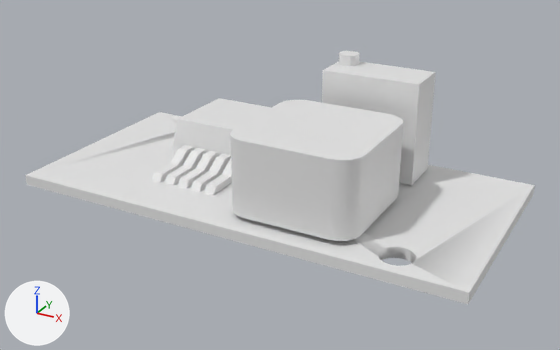
The Blender file DC power control/LM2596 DC-DC voltage regulator.blend as it was, and as the next commit left it.
Before and after are seen from a camera (50 mm lens) standing at (0.0331, -0.0594, 0.0313) and looking at (0.0011, -0.0013, 0.0023). Every picture has the same lights, and +X, +Y and +Z are marked at lower left.

Names of what the first picture shows: 'base', 'base.001'.
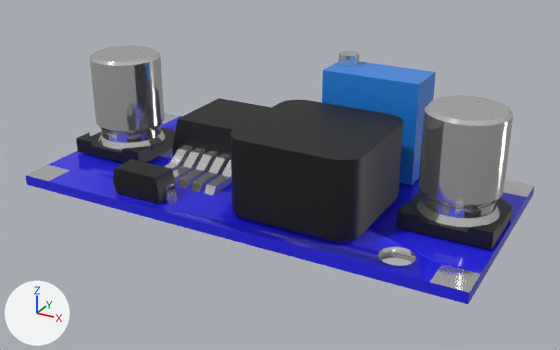
Pixel boxes [x1, y1, x2, y2] of what changed, in the pictures (560 x 350 px):
'base', reshaped (7% taller)
    before: [25, 61, 535, 304]
    after: [25, 45, 535, 304]
'base.001', deleted
    before: [339, 51, 360, 66]
part 1 of me_plane, added
    after: [417, 95, 513, 227]
part 2 of me_plane, added
    after: [90, 45, 165, 150]
part 3 of me_plane, added
    after: [339, 51, 360, 66]
part 4 of me_plane, added
    after: [396, 191, 513, 250]
part 5 of me_plane, added
    after: [76, 127, 175, 163]
part 6 of me_plane, built on
    before: [25, 112, 535, 304]
    after: [25, 113, 535, 304]
part 7 of me_plane, recoloured (white to black)
    both: [172, 98, 403, 241]
part 8 of me_plane, recoloured (white to blue)
    both: [322, 61, 436, 185]

Edits to the bpy script that builds the scene:
```text
Add mat_metal:
    mat_metal = principled_material('metal')
    mat_metal.base_color = (0.8, 0.8, 0.8)  # white #e7e7e7
    mat_metal.metallic = 0.9
    mat_metal.roughness = 0.1
    mat_metal.specular_ior_level = 0.7
Add mat_matte_black:
    mat_matte_black = principled_material('matte black')
    mat_matte_black.base_color = (0.0, 0.0, 0.0)  # black #000000
    mat_matte_black.specular_ior_level = 0.7
Add mat_blue_plastic:
    mat_blue_plastic = principled_material('blue plastic')
    mat_blue_plastic.base_color = (0.0194, 0.241, 0.8)  # blue #2687e7
    mat_blue_plastic.roughness = 0.3
    mat_blue_plastic.specular_ior_level = 0.7
Add mat_blue_pcb:
    mat_blue_pcb = principled_material('blue pcb')
    mat_blue_pcb.base_color = (0.0198, 0.0181, 0.8)  # blue #2625e7
    mat_blue_pcb.roughness = 0.1
Change me_plane:
    used by ob_base; location = (0.0, 0.0, 0.0)
    remove me_plane.from_pydata(...)  # 152 vertices, 118 faces; spans x -0.0219..0.0219, y -0.0107..0.0107, z 0.0..0.011
    add me_plane.from_pydata(...)  # 568 vertices, 459 faces; spans x -0.0219..0.0219, y -0.0107..0.0107, z 0.0..0.012
    me_plane part 1: a new loose piece of 144 vertices spanning x 0.0142..0.0212, y -0.0035..0.0035, z 0.0022..0.0112, in mat_metal (white #e7e7e7)
    me_plane part 2: a new loose piece of 144 vertices spanning x -0.0208..-0.0138, y -0.0035..0.0035, z 0.0022..0.0112, in mat_metal (white #e7e7e7)
    me_plane part 3: a new loose piece of 24 vertices spanning x 0.0026..0.0046, y 0.007..0.009, z 0.0109..0.012, in mat_metal (white #e7e7e7)
    me_plane part 4: a new loose piece of 22 vertices spanning x 0.0137..0.0217, y -0.004..0.004, z 0.0012..0.0027, in mat_matte_black (black #000000)
    me_plane part 5: a new loose piece of 22 vertices spanning x -0.0213..-0.0133, y -0.004..0.004, z 0.0012..0.0027, in mat_matte_black (black #000000)
    me_plane part 6
    6 faces are deleted
    28 vertices are added at x -0.0124..0.0189, y -0.0107..0.0107, z 0.0..0.0036
    6 new vertices lie (0.0, 0.003, 0.0) away from vertices in x -0.0219..0.0219, y -0.0107, z 0.0..0.001
    6 new vertices lie (0.003, 0.0, 0.0) away from vertices in x -0.0219, y -0.0107..0.0107, z 0.0..0.001
    8 new vertices lie (0.0, -0.003, 0.0) away from vertices in x -0.0219..0.0219, y 0.0107, z 0.0..0.001
    12 new vertices lie (0.0, 0.001, 0.0) away from vertices in x -0.0124..-0.0056, y -0.0091, z 0.001..0.0026
    26 new faces join them, mat_metal (white #e7e7e7)
    22 new faces join them, mat_blue_pcb (blue #2625e7)
    10 new faces join them, mat_matte_black (black #000000)
    me_plane part 7: 31 faces spanning x -0.0119..0.0119, y -0.0092..0.0083, z 0.001..0.0085 switch from no material to mat_matte_black (black #000000)
    me_plane part 8: 6 faces spanning x 0.0024..0.0119, y 0.0047..0.0092, z 0.0012..0.011 switch from no material to mat_blue_plastic (blue #2687e7)
    add me_plane.materials.append(mat_blue_pcb)  # blue #2625e7
    add me_plane.materials.append(mat_metal)  # white #e7e7e7
Remove ob_base_001:
    ob_base_001 = bpy.data.objects.new('base.001', me_plane_001)
    ob_base_001.location = (0.0, 0.0, 0.0)
    _m = ob_base_001.modifiers.new('Boolean', 'BOOLEAN')
    _m.object = ob_screw_holes
```
